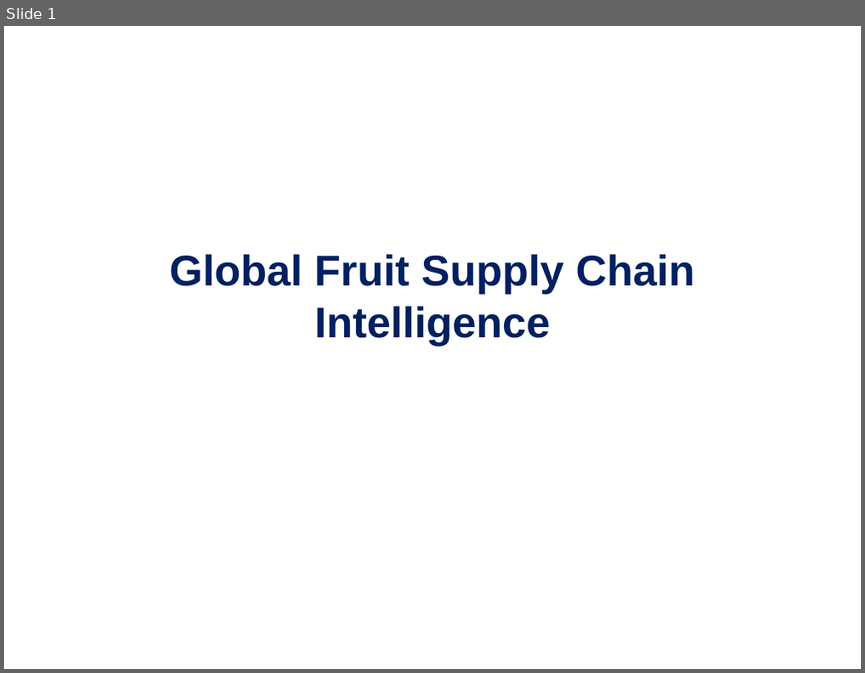
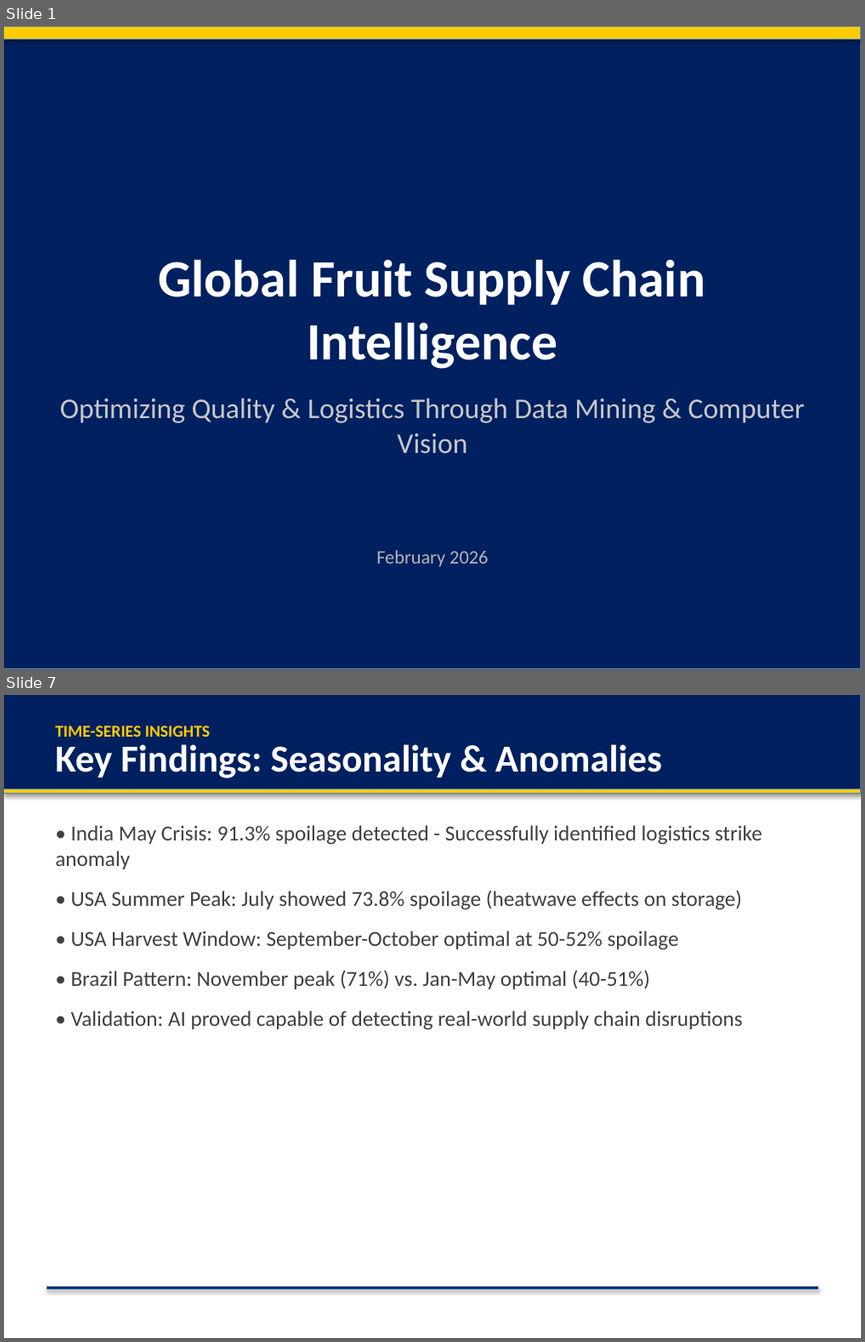
Before and after one commit to HakimiMasstar/data-mining-project, a slide deck: Global_Supply_Chain_Corporate.pptx. Shown one above the other, each under a label of ours: slide 1 before the commit, slides 1 and 7 after it; the slides between them are not shown. The pictures are 865x673 and 865x1342 pixels, drawn with LibreOffice and Linux fonts; fonts in the diff are those of the drawing. Boxes give left, top, right and bottom in pixels: in the first picture for what was removed or moved away, otherwise in the second. Text is boxed around its words. In the diff, an @@ line names an element or a change of style, - is before the commit and + after.

```diff
--- a/Global_Supply_Chain_Corporate.pptx
+++ b/Global_Supply_Chain_Corporate.pptx
@@ slide 7 added at (4,695,861,1338), background #FFFFFF @@
@@ rectangle added at (4,695,861,789), fill #002060, outline #4B7EBC 0.75 pt @@
@@ text added at (55,726,210,737), 14 pt, text #FFCC00, bold @@
+TIME-SERIES INSIGHTS
@@ text added at (55,744,662,778), 32 pt, text #FFFFFF, bold @@
+Key Findings: Seasonality & Anomalies
@@ rectangle added at (4,789,861,794), fill #FFCC00, outline #4B7EBC 0.75 pt @@
@@ text added at (55,825,762,1030), 18 pt, text #404040 @@
+• India May Crisis: 91.3% spoilage detected - Successfully identified logistics strike anomaly
+• USA Summer Peak: July showed 73.8% spoilage (heatwave effects on storage)
+• USA Harvest Window: September-October optimal at 50-52% spoilage
+• Brazil Pattern: November peak (71%) vs. Jan-May optimal (40-51%)
+• Validation: AI proved capable of detecting real-world supply chain disruptions
@@ rectangle added at (46,1287,818,1289), fill #002060, outline #4B7EBC 0.75 pt @@
@@ slide 1 changed as well @@
@@ rectangle added at (4,26,861,669), fill #002060, outline #4B7EBC 0.75 pt @@
@@ rectangle added at (4,26,861,39), fill #FFCC00, outline #4B7EBC 0.75 pt @@
@@ text "Global Fruit Supply Chain Intelligence": place and size @@
-text "Global Fruit Supply Chain Intelligence" at (170,254,695,346)
+text "Global Fruit Supply Chain Intelligence" at (158,259,705,369)
@@ text "Global Fruit Supply Chain Intelligence" at (158,259,705,369): size 36 to 44 pt, font Arial to Calibri, text colour #002060 to #FFFFFF; vertical alignment middle to top @@
@@ text added at (60,397,805,454), 24 pt, text #C8C8C8 @@
+Optimizing Quality & Logistics Through Data Mining & Computer Vision
@@ text added at (376,550,488,567), 16 pt, text #B4B4B4 @@
+February 2026
```
Also in this commit, not shown: 1 other slide changed, 7 other slides added, 8 slides removed, 3 other files.
